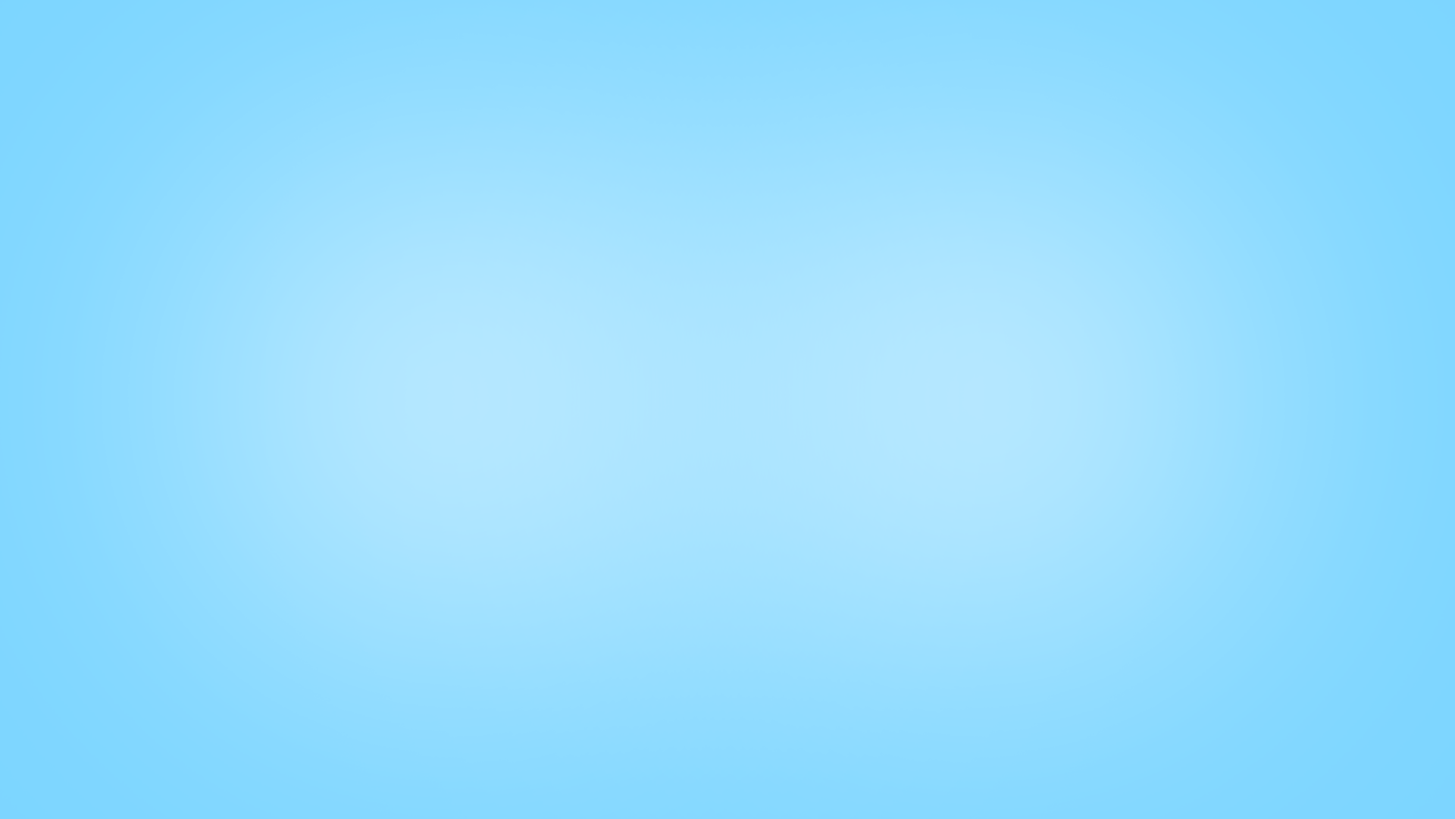
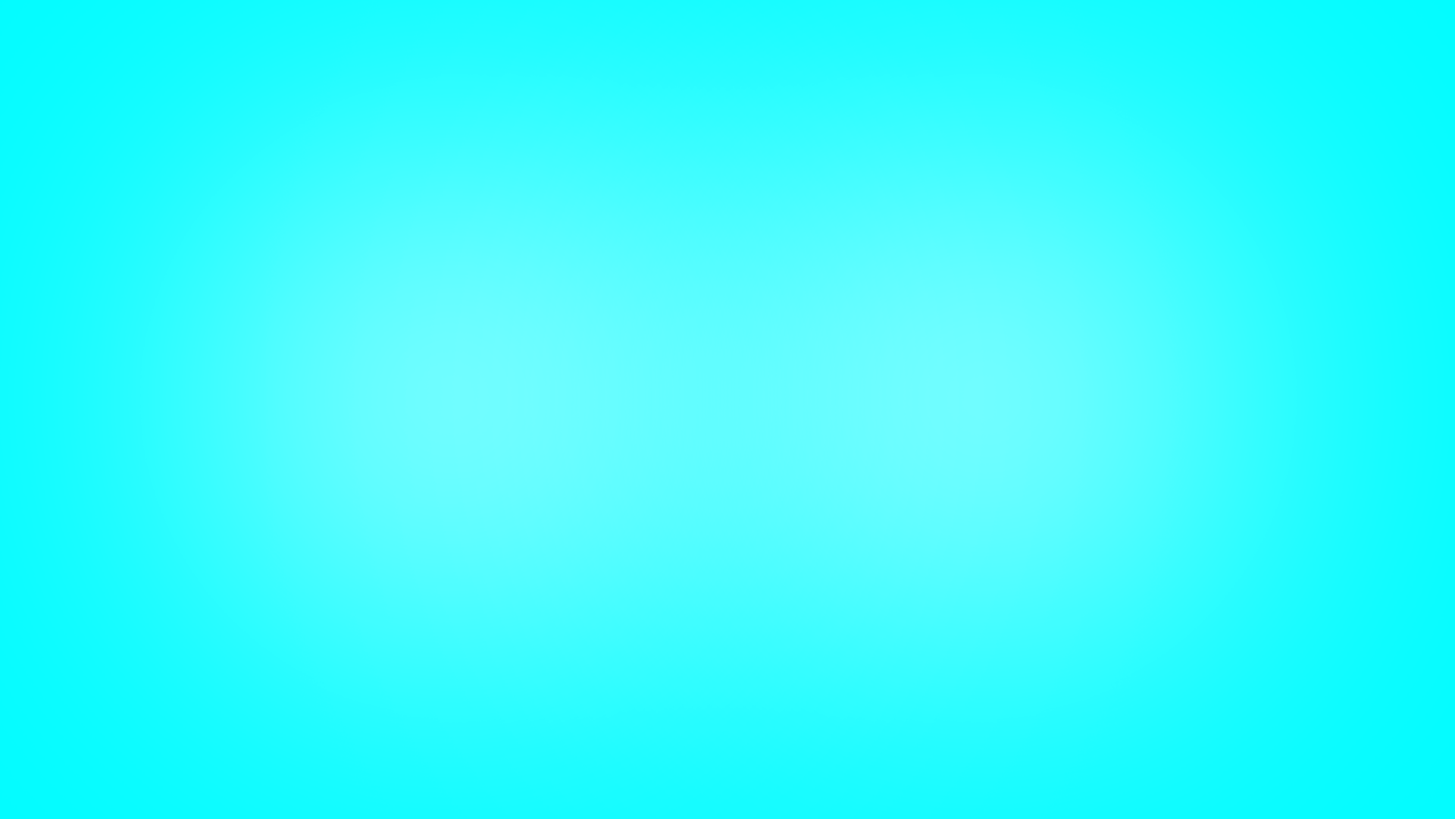
Comparing the layer stacks of the two w=1455, h=819 images. Changes:
pixels changed over (0, 0, 1455, 819) (layer not identified)
